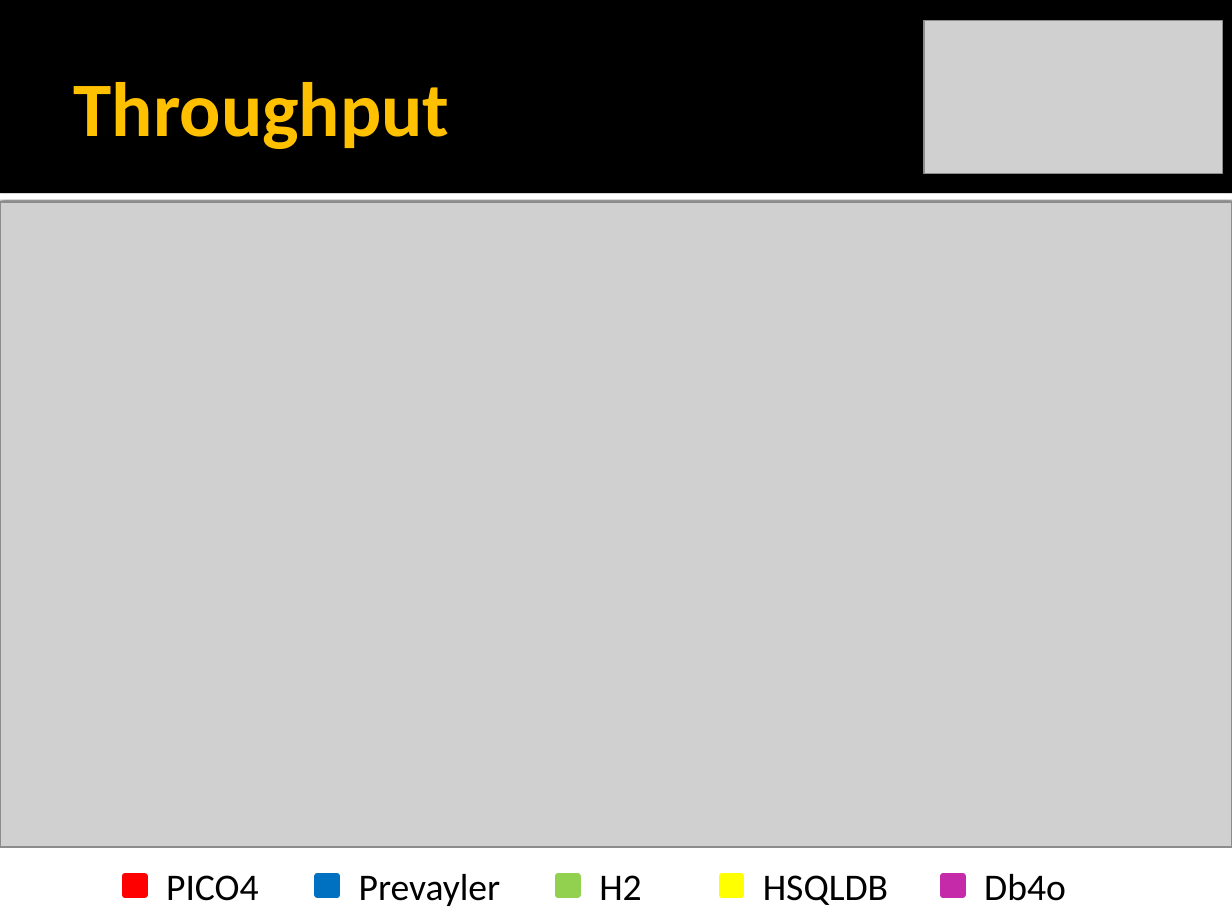
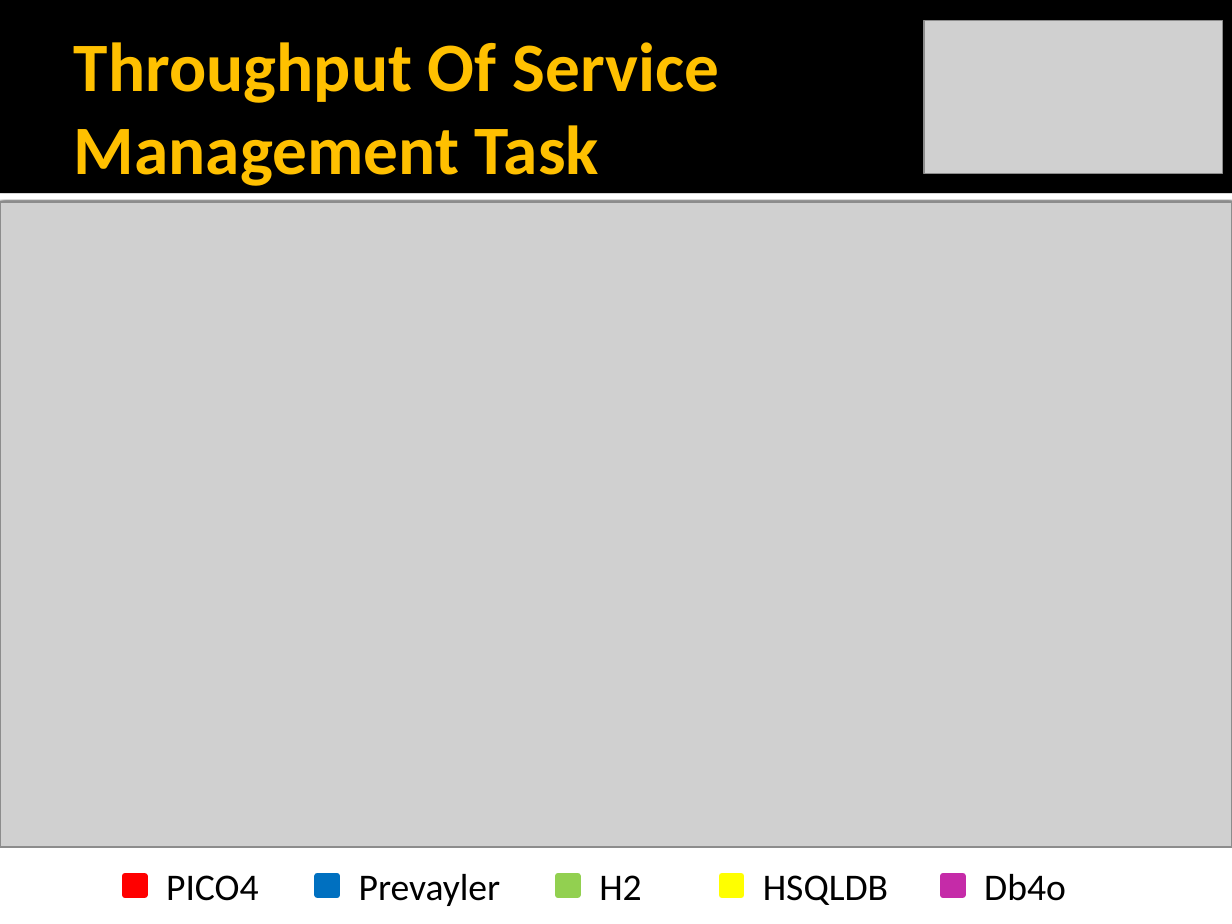
Before and after one commit to rickilama54/portable-db-bench, a slide deck: slide 14 of tesi/presentazione/Barbagallo-IMDB.pptx (slide 13 before the commit). Drawn at 1232x924 pixels with LibreOffice and Linux fonts; fonts in the diff are those of the drawing; grey boxes stand for pictures. Boxes give left, top, right and bottom in pixels: in the first picture for what was removed or moved away, otherwise in the second. Text is boxed around its words. In the diff, an @@ line names an element or a change of style, - is before the commit and + after.

```diff
--- a/tesi/presentazione/Barbagallo-IMDB.pptx
+++ b/tesi/presentazione/Barbagallo-IMDB.pptx
@@ title at [74,42,718,186]: text changed; size 45 to 40.5 pt @@
-Throughput
+Throughput Of Service Management Task
```
Also in this commit, not shown: 6 other slides changed, 3 slides added.
